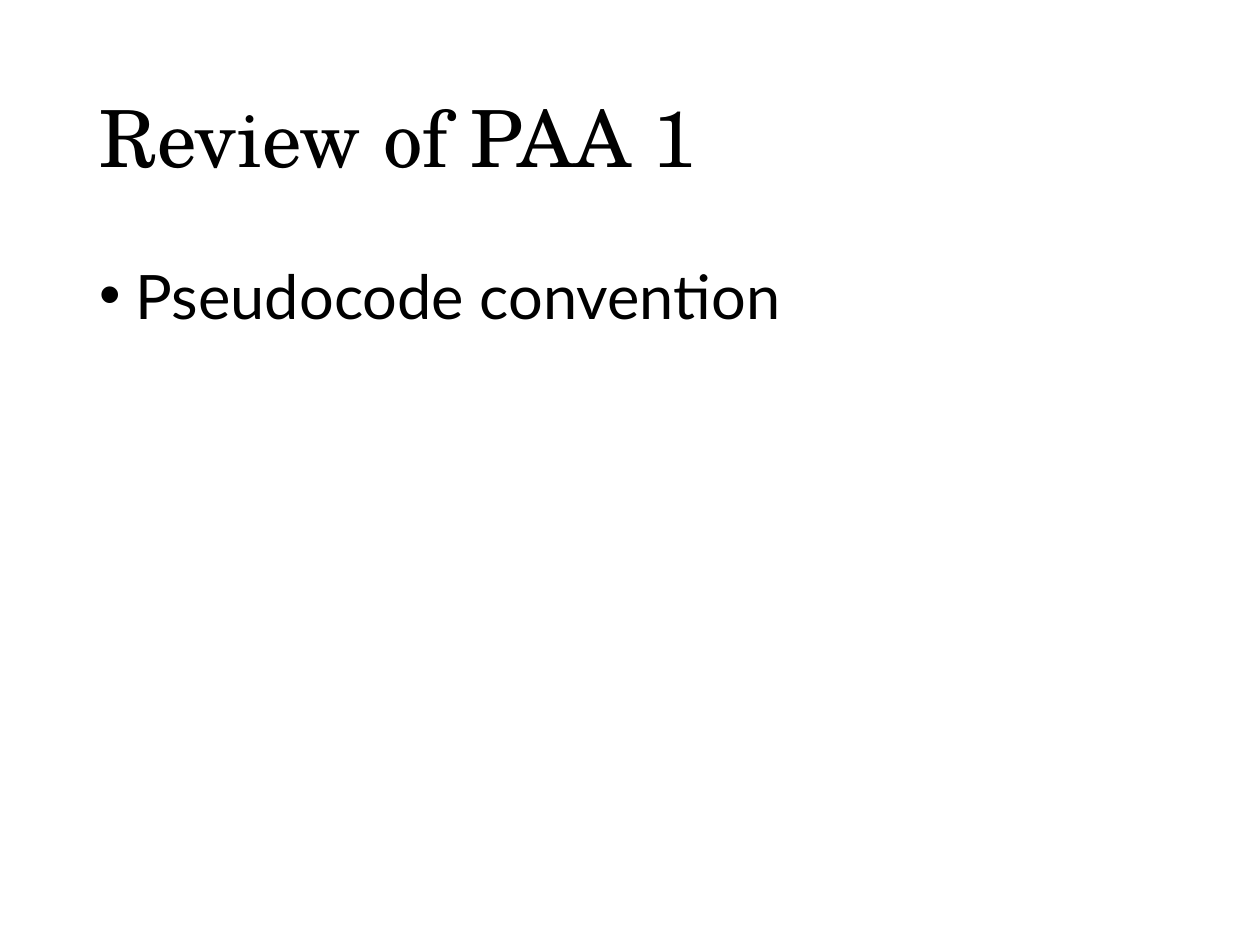
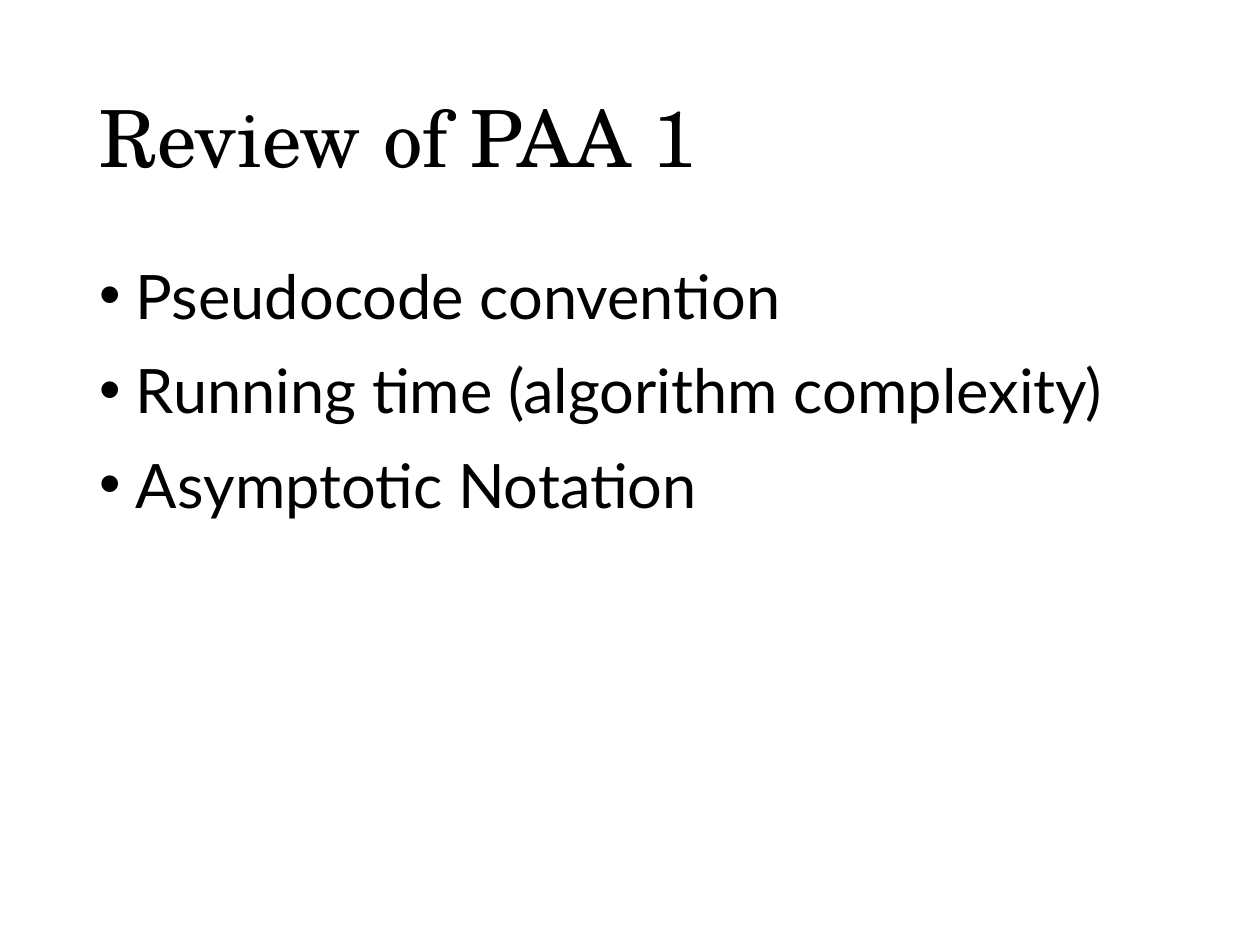
Before and after one commit to munif/paa-2, a slide deck: slide 10 of 161702/presentation/01 - Syllabus, Review of PAA 1/01. Syllabus, Review of PAA 1.pptx (slide 8 before the commit). Drawn at 1260x945 pixels with LibreOffice and Linux fonts; fonts in the diff are those of the drawing. Boxes give left, top, right and bottom in pixels: in the first picture for what was removed or moved away, otherwise in the second. Text is boxed around its words. In the diff, an @@ line names an element or a change of style, - is before the commit and + after.

```diff
--- a/161702/presentation/01 - Syllabus, Review of PAA 1/01. Syllabus, Review of PAA 1.pptx
+++ b/161702/presentation/01 - Syllabus, Review of PAA 1/01. Syllabus, Review of PAA 1.pptx
@@ text at [136,365,1102,519]: paragraphs added @@
+• Running time (algorithm complexity)
+• Asymptotic Notation
```
Also in this commit, not shown: 4 other slides changed, 27 slides added, 3 slides removed, 8 other files.
